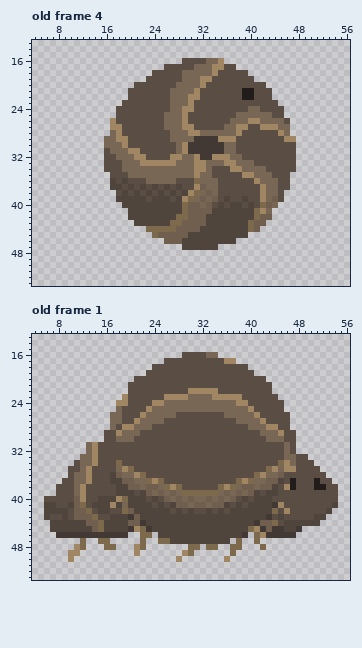
Two versions of one pixel-art file, assets/critterGame/critter2.aseprite. The picture above is the old version.
64x64 pixels, 4 frames. Shown: old frame 4: x 4..56, y 13..53; old frame 1: x 4..56, y 13..53. The commit also changed other frames, which this record leaves out.
Once edited:
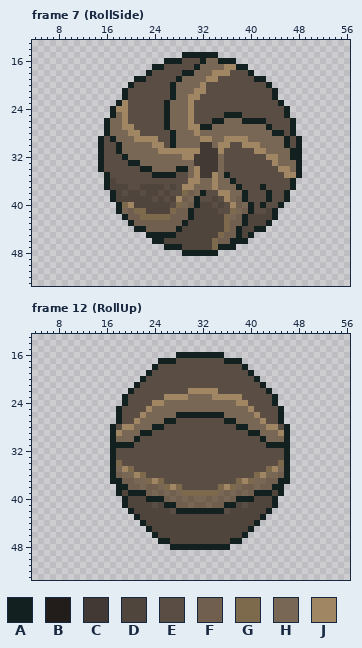
Palette (. is transparent): A #122020  B #221c1a  C #423934  D #4f453c  E #5a4e44  F #705f4f  G #7d694c  H #796755  J #a08662
A new or re-ordered frame is compared with the old frame closest to it.
Change:
frames 4 -> 13
layer "layer" added
layer "walk-right" removed
layer "walk-down" removed
layer "walk-up" removed
layer "roll-right" removed
layer "roll-down" removed
layer "roll-up" removed
Frame 7 (RollSide) is new; against old frame 4, layer "layer":
y 15: x 29..34 ...... -> AAAAAA
y 16: x 26..28 ... -> AAA; x 32 E -> A; x 35..37 J.. -> AAA
y 17: x 24..25 .. -> AA; x 31 H -> A; x 34..39 JJEE.. -> HHJJAA
y 18: x 23 . -> A; x 29..30 HH -> AA; x 35..36 EE -> JJ; x 40 . -> A
y 19: x 21..22 .. -> AA; x 28 E -> A; x 32 J -> H; x 34 E -> J; x 41..42 .. -> AA
y 20: x 20 . -> A; x 27 E -> A; x 43 . -> A
y 21: x 19 . -> A; x 27 H -> A; x 32 E -> J; x 39..40 BB -> EE; x 44 . -> A
y 22: x 19 . -> A; x 27 H -> A; x 39..40 BB -> EE; x 44 . -> A
y 23: x 18..19 .E -> AJ; x 26 E -> A; x 45 . -> A
y 24: x 17..19 .EE -> AJJ; x 26 E -> A; x 29 J -> H; x 40..41 HH -> EE; x 46 . -> A
y 25: x 17..19 .EE -> AHJ; x 26 H -> A; x 29..30 JE -> HJ; x 36..43 EEHHHHHH -> AAAEEEEE; x 46 . -> A
y 26: x 16..19 .JEE -> AHHJ; x 26 H -> A; x 29..30 JE -> HJ; x 34..36 EEE -> AAH; x 39..45 HJJHHHH -> AAAAEEE; x 47 . -> A
y 27: x 16..20 .JJEE -> AHHJJ; x 26 H -> A; x 29 J -> H; x 31..35 EEEEE -> JAAHH; x 38..47 JJEEJJJHH. -> HHHHHAEEEA
y 28: x 16 . -> A; x 18..21 JEEE -> HHJJ; x 27 H -> A; x 30 J -> H; x 38..47 JEEEEEEJH. -> HHHHHHAAEA
y 29: x 15..24 .HHJJEEEEE -> AEAHHHJJJJ; x 27 H -> A; x 31..35 CCCCJ -> HJJHH; x 38..48 EEEEEEEEJJ. -> JJHHHHHHAEA
y 30: x 15..25 .HHHJEEEEEE -> AEEAHHHHHJJ; x 27 E -> A; x 29..31 JCC -> HHH; x 34..37 CCHH -> HJJE; x 39..46 EEEEEEEE -> JJJHHHHA; x 48 . -> A
y 31: x 15 . -> A; x 17..18 HH -> EA; x 20..28 JJEEEEEEH -> HHHHHJJJJ; x 30..31 CC -> JJ; x 35..37 CHH -> JEE; x 41..48 EEEEEEE. -> JJHHHHAA
y 32: x 15 . -> A; x 18..19 HH -> EA; x 21..31 JJEEEEJJHHJ -> HHHHHHHHJJC; x 34..38 JJJHH -> CHEEE; x 43..48 EEEEE. -> JJHHAA
y 33: x 15 . -> A; x 19..27 HHHJJJJJJ -> EAAHHHHHH; x 31..34 JJHH -> CCCC; x 36..40 JJHHH -> EEEEE; x 44..48 EEEE. -> JHHHA
y 34: x 15 . -> A; x 19..23 HHHHH -> EEEAA; x 28..29 HH -> AA; x 32..35 JHEE -> CCCH; x 37..42 JJHHHH -> EEEEEE; x 45..48 EEE. -> JJHA
y 35: x 16 . -> A; x 20..29 HHHHHHHHHH -> EEEEAAAAEE; x 32..36 HHEEE -> CCJHA; x 39..43 JJHHH -> EEEEE; x 46..48 E.. -> JJA
y 36: x 16 . -> A; x 19 D -> E; x 23..27 HHHHH -> EEEEE; x 30..31 EG -> JJ; x 34..37 HEEE -> JHHA; x 41..44 JHHH -> EEEE; x 47 . -> A
y 37: x 16 . -> A; x 19..20 ED -> DE; x 23 E -> D; x 25..32 EDEDEEJF -> DEDEJJHH; x 34..38 HEEEE -> JHHHA; x 42..44 JHH -> AEE; x 47 . -> A
y 38: x 17..20 .EDE -> ADED; x 24..27 EDED -> DEDE; x 29..39 DJGHFHEEEEE -> GFHAEEJJHHA; x 42..44 JHH -> EAE; x 46 . -> A
y 39: x 17 . -> A; x 23..24 ED -> DE; x 26..34 DEDJGHFHF -> EDJFHAEED; x 36..39 DEED -> JHFA; x 42..44 JHF -> EAE; x 46 . -> A
y 40: x 18..20 .DD -> AGJ; x 27..29 DDG -> EGH; x 31..33 FHF -> ADD; x 37..40 DDED -> JFHA; x 42..45 GFH. -> AEEA
y 41: x 18..22 ..DDD -> AHFGG; x 27..33 DDGFFFF -> GFFADDD; x 35..44 DDDDDDGJH. -> EEGHFAEEDA
y 42: x 19..32 .DDDDDDDDGGFFF -> AFFGGGGGFFFADD; x 36..39 DDDD -> GHFA; x 41..44 GFF. -> DDDA
y 43: x 20..32 .DDDDDDGGFFFF -> AFFFFFFFFADDD; x 36..43 DDDDGFF. -> GFFADDDA
y 44: x 21..31 ..GGGGGFFFF -> AAFFFFFADDD; x 36..38 DDD -> GFA; x 40..42 GF. -> DAA
y 45: x 23..29 .GFFFFF -> AAAAADD; x 35..38 DDDD -> GFFA; x 40 . -> A
y 46: x 24..28 ..FFF -> AADDD; x 34..39 DDDD.. -> GFFAAA
y 47: x 26..28 ... -> AAA; x 34..37 D... -> GAAA
y 48: x 29..34 ...... -> AAAAAA
Frame 12 (RollUp) is new; against old frame 1:
y 16: x 28..35 .EEEEHH. -> AAAAAAAA
y 17: x 25..27 .EE -> AAA; x 36..38 JJ. -> AAA
y 18: x 24 E -> A; x 39 E -> A
y 19: x 23 E -> A; x 40 E -> A
y 20: x 21..22 EE -> .A; x 41..42 EE -> A.
y 21: x 20..21 EE -> .A; x 42..43 EE -> A.
y 22: x 20 E -> A; x 43 E -> A
y 23: x 19 J -> A; x 44 E -> A
y 24: x 18..19 JJ -> .A; x 44..45 EE -> A.
y 25: x 18 H -> A; x 45 E -> A
y 26: x 17..18 HH -> .A; x 28..35 EEEEEEEE -> AAAAAAAA; x 45..46 EE -> A.
y 27: x 17..18 HH -> .A; x 26..27 EE -> AA; x 36..37 EE -> AA; x 45..46 EE -> A.
y 28: x 17 H -> A; x 24..25 EE -> AA; x 38..39 EE -> AA; x 46 E -> A
y 29: x 16..17 EE -> .A; x 22..23 EE -> AA; x 40..41 EE -> AA; x 46..47 EE -> A.
y 30: x 16..17 EE -> .A; x 21 E -> A; x 42 E -> A; x 46..47 EE -> A.
y 31: x 13..20 HJEEEEEE -> ....AAAA; x 43..47 EEEHE -> AAAA.
y 32: x 13..17 HJEEE -> ....A; x 46..47 HE -> A.
y 33: x 12..17 HHJEEE -> .....A; x 46..49 HHEE -> A...
y 34: x 11..17 EHHJEEE -> ......A; x 46..50 JHEEE -> A....
y 35: x 10..17 EEHJEEEE -> .......A; x 46..51 JJEEEE -> A.....
y 36: x 10..17 EHHJEEED -> .......A; x 46..52 EEEEEEE -> A......
y 37: x 9..18 EEHHJEEEDD -> ........AA; x 45..53 DEBEEEBEE -> AA.......
y 38: x 8..19 EEEHJEEEEEDD -> ..........AA; x 44..54 DEJBEEEBBEE -> AA.........
y 39: x 8..18 EEEHJEEEEED -> ..........A; x 20..22 DED -> AAA; x 41..43 DED -> AAA; x 45..54 EEEEEEEEEE -> A.........
y 40: x 6..19 EEEEEFJEEDDDJG -> .............A; x 23..25 EDE -> AAA; x 38..40 EDE -> AAA; x 44..54 EEEEEEEEEEE -> A..........
y 41: x 6..19 DDEEDFGEDDDJDH -> .............A; x 26..27 ED -> AA; x 36..37 DE -> AA; x 44..54 CJEEEEEEEED -> A..........
y 42: x 6..20 DDDDEFFGEDDEEGF -> ..............A; x 28..35 DEDEEDED -> AAAAAAAA; x 43..53 DGEJEEEEEED -> A..........
y 43: x 6..21 DEEDEFFFGEEDDDCF -> ...............A; x 42..52 DCEDEEEEEDD -> A..........
y 44: x 7..22 DDDDDDFFGDDDDFFC -> ...............A; x 41..51 CFFGEDDDDDD -> A..........
y 45: x 7..23 DDDDDDDFGDDDDCJGC -> ................A; x 40..48 GJCFCCDDC -> A........
y 46: x 8..19 CCCCCCCCCCCC -> ............; x 22..24 GG. -> ..A; x 39 C -> A; x 41..47 GJCCCCC -> .......
y 47: x 12 G -> .; x 15..16 GG -> ..; x 22 G -> .; x 25..26 GG -> AA; x 37..38 .G -> AA; x 41 G -> .
y 48: x 11..12 JG -> ..; x 16..17 GG -> ..; x 21..22 JG -> ..; x 27..38 ...GG.GG..GG -> AAAAAAAAAA..; x 42 G -> .
y 49: x 10..11 JJ -> ..; x 21 J -> .; x 29..30 JG -> ..; x 37 G -> .
y 50: x 10 J -> .; x 28 J -> .; x 36 J -> .
Where, in picture pixels (left, top, right, bottom), the same in both pictures:
changed: (98, 52, 302, 256)
changed: (44, 352, 338, 562)
